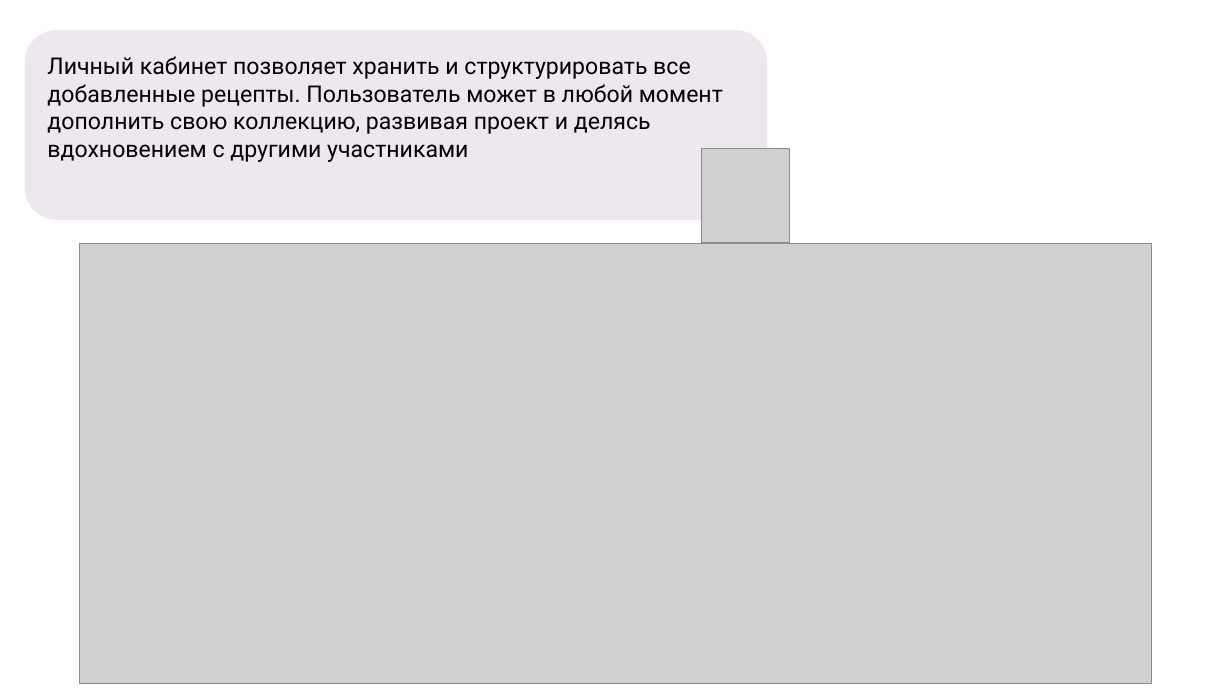
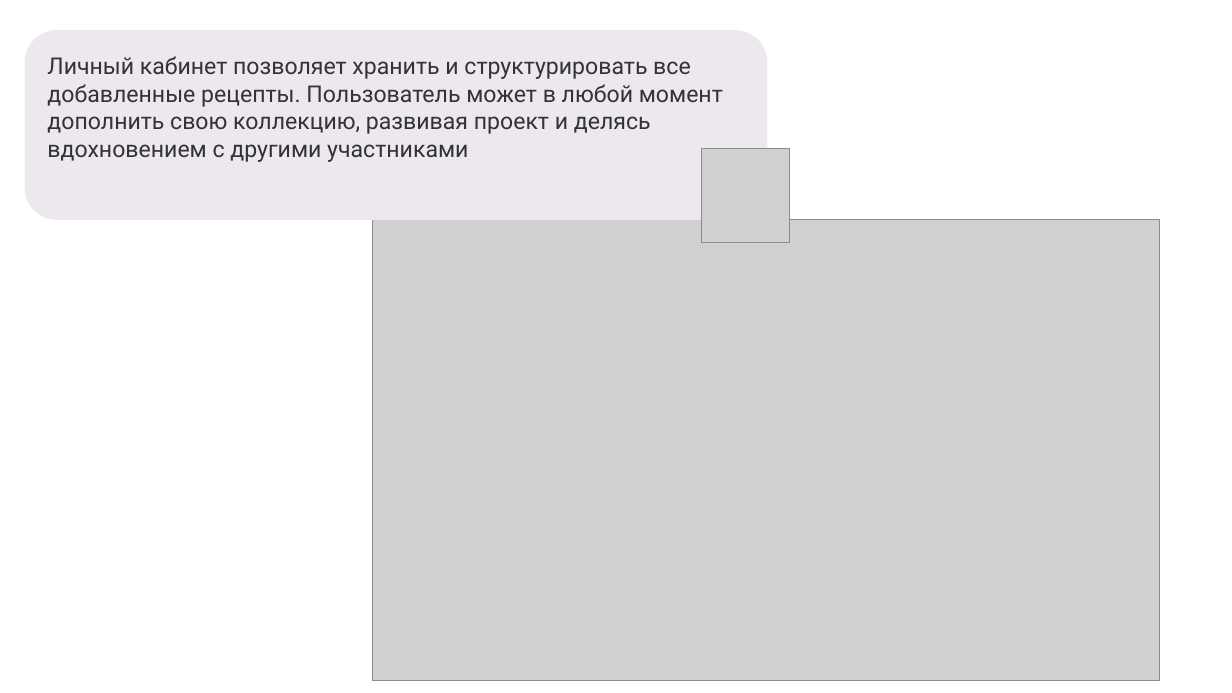
Before and after one commit to alinabobob/cibo, a slide deck: slide 5 of ProtectionProject/presentation/Presentation.pptx. Drawn at 1232x693 pixels with LibreOffice and Linux fonts; fonts in the diff are those of the drawing; grey boxes stand for pictures; background and template pictures are left out. Boxes give left, top, right and bottom in pixels: in the first picture for what was removed or moved away, otherwise in the second. Text is boxed around its words. In the diff, an @@ line names an element or a change of style, - is before the commit and + after.

```diff
--- a/ProtectionProject/presentation/Presentation.pptx
+++ b/ProtectionProject/presentation/Presentation.pptx
@@ text "Личный кабинет позволяет хранить и ..." at <box>47,56,723,162</box>: text colour #000000 to #323336 @@
@@ picture: place and size @@
-picture at <box>79,244,1152,684</box>
+picture at <box>372,219,1160,680</box>
```
Also in this commit, not shown: 8 slides added, 12 other files.
